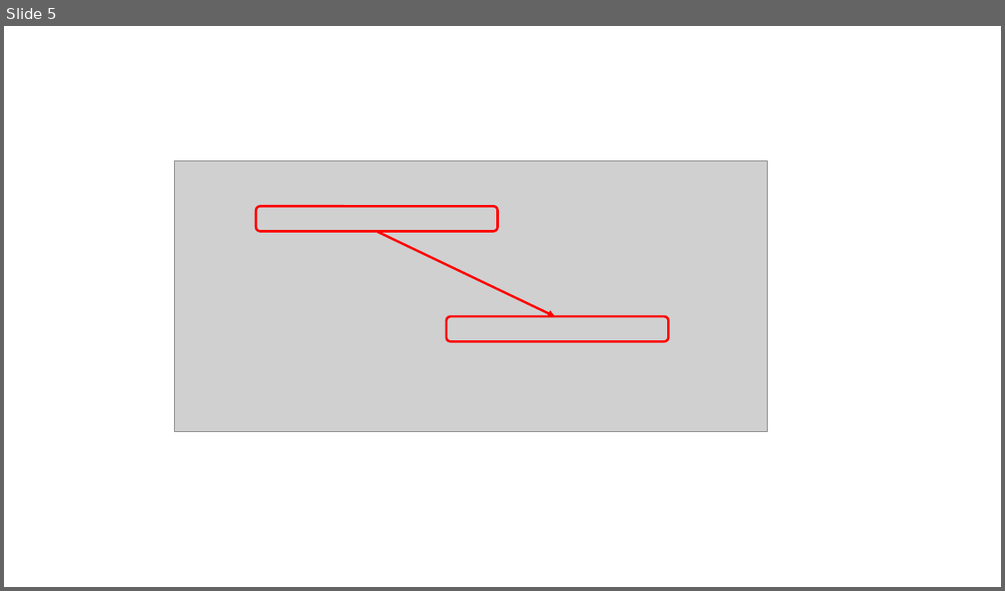
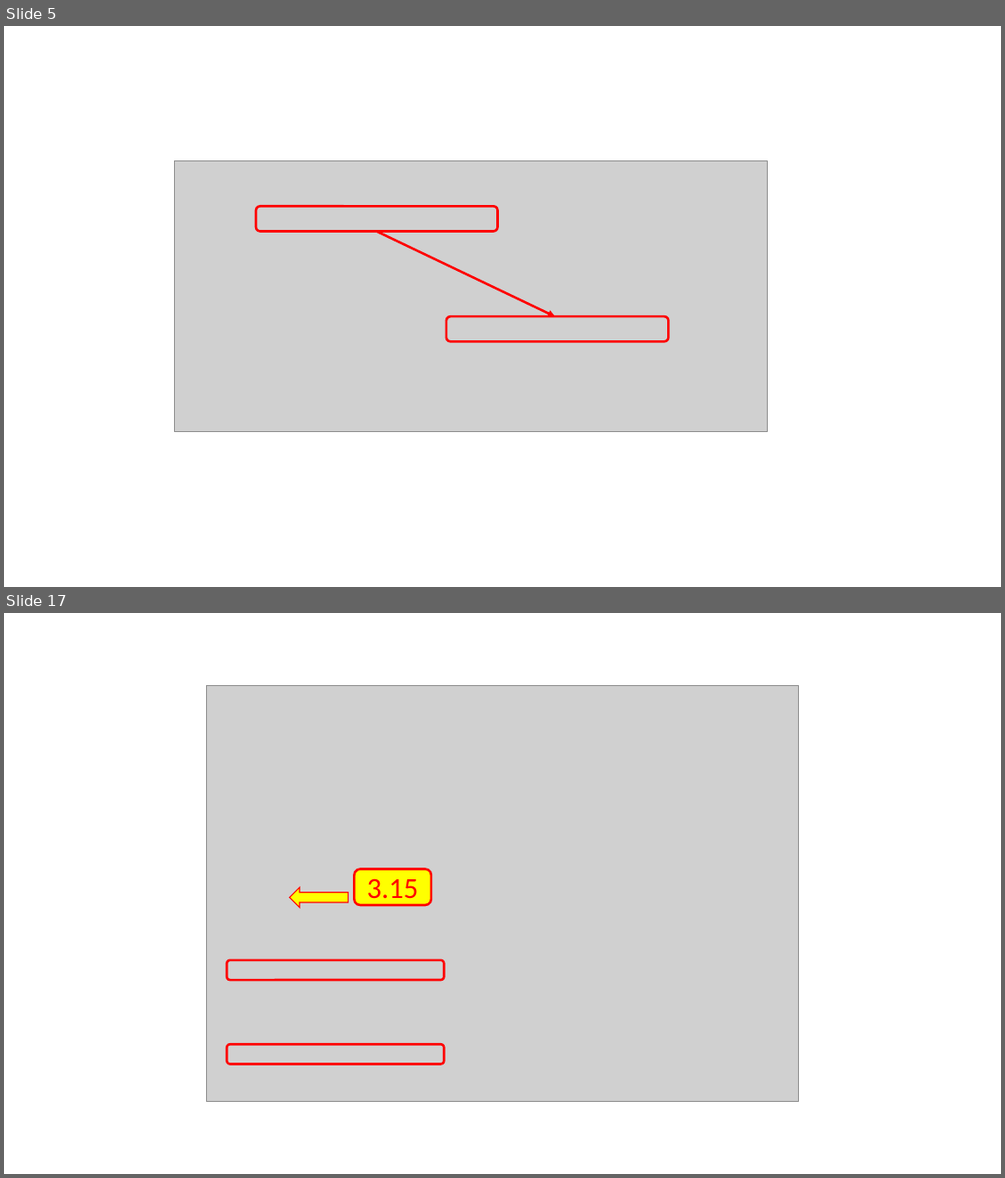
Before and after one commit to COM-LAB-I-2565/COM-LAB-I-LabSheet-4, a slide deck: Pictures/picture capture and edit.pptx. Shown one above the other, each under a label of ours: slide 5 before the commit, slides 5 and 17 after it; the slides between them are not shown. The pictures are 1005x591 and 1005x1178 pixels, drawn with LibreOffice and Linux fonts; fonts in the diff are those of the drawing; grey boxes stand for pictures. Boxes give left, top, right and bottom in pixels: in the first picture for what was removed or moved away, otherwise in the second. Text is boxed around its words. In the diff, an @@ line names an element or a change of style, - is before the commit and + after.

```diff
--- a/Pictures/picture capture and edit.pptx
+++ b/Pictures/picture capture and edit.pptx
@@ slide 17 added at bbox=[4, 613, 1001, 1174], background #FFFFFF @@
@@ picture added at bbox=[207, 686, 799, 1102] @@
@@ rounded rectangle added at bbox=[354, 868, 431, 905], fill #FFFF00, outline #FF0000 2.25 pt, 28 pt, text #FF0000 @@
+3.15
@@ left arrow added at bbox=[290, 887, 348, 908], fill #FFFF00, outline #FF0000 1 pt @@
@@ rounded rectangle added at bbox=[226, 960, 445, 980], outline #FF0000 2.25 pt @@
@@ rounded rectangle added at bbox=[226, 1044, 445, 1063], outline #FF0000 2.25 pt @@
```
Also in this commit, not shown: 11 other slides added, 8 slides removed.
